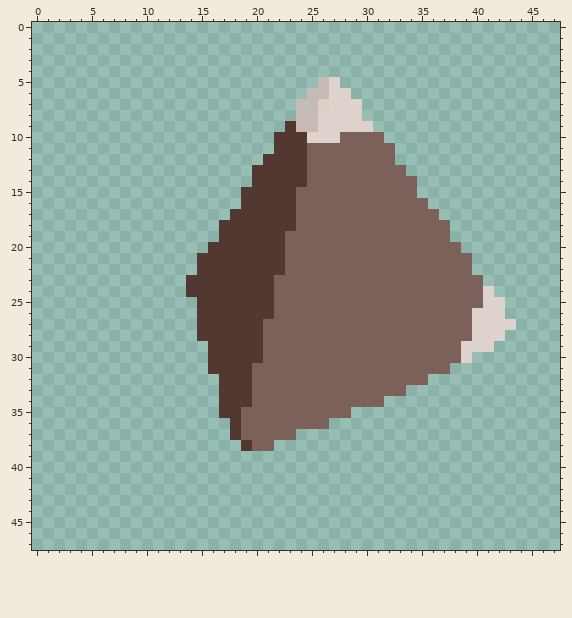
A pixel-art file gets an edit: src/skins/british-museum/dice1-a.aseprite. Above is the file before it was changed.
48x48 pixels, 1 frame.
The result:
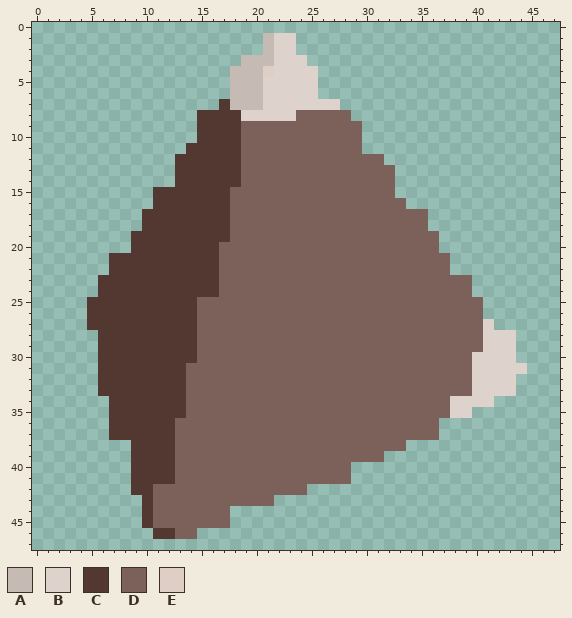
Palette (. is transparent): A #c5bab4  B #ded2cd  C #523831  D #7b615a  E #decec5
Edits made:
Colour A is added in rows 1 to 2 at x 21; in row 3 at x 19 to 21; in rows 4 to 7 at x 18 to 20.
Colour B is added in rows 1 to 2 at x 22 to 23; in row 3 at x 22 to 24; in row 4 at x 22 to 25; in row 5 at x 21 to 25; in row 6 at x 21 to 24; in row 7 at x 21 to 23.
Colour B is added in row 8 at x 19 to 23; in row 28 at x 43; in row 29 at x 42 to 43; in row 30 at x 40 to 43; in row 31 at x 40 to 44; in rows 32 to 33 at x 40 to 43.
Colour B is added in row 34 at x 38 to 41; in row 35 at x 38 to 39.
Colour B replaces colour A in row 6 at x 25; in row 7 at x 24 to 25.
Colour B replaces colour E in row 7 at x 26.
Colour C is added in row 7 at x 17; in rows 8 to 10 at x 15 to 18; in row 11 at x 14 to 18; in rows 12 to 14 at x 13 to 18; in rows 15 to 16 at x 11 to 17; in row 17 at x 10 to 17.
Colour C is added in row 18 at x 10 to 16; in row 19 at x 9 to 16; in row 20 at x 9 to 15; in rows 21 to 22 at x 7 to 14; in rows 23 to 24 at x 6 to 13; in rows 25 to 27 at x 5 to 14.
Colour C is added in rows 28 to 30 at x 6 to 14; in rows 31 to 33 at x 6 to 13; in rows 34 to 35 at x 7 to 13; in rows 36 to 37 at x 7 to 12; in rows 38 to 41 at x 9 to 12; in row 42 at x 9 to 10.
Colour C is added in rows 43 to 45 at x 10; in row 46 at x 11 to 12.
Colour D is added in row 9 at x 19 to 22; in rows 10 to 11 at x 19 to 21; in row 12 at x 19 to 20; in rows 13 to 14 at x 19; in rows 15 to 16 at x 18; in rows 29 to 30 at x 15.
Colour D is added in row 31 at x 14 to 15 and 38 to 39; in row 32 at x 14 to 16 and 36 to 39; in row 33 at x 14 to 16 and 34 to 39; in row 34 at x 14 to 16 and 32 to 37; in row 35 at x 14 to 16 and 29 to 37; in row 36 at x 13 to 17 and 27 to 36.
Colour D is added in row 37 at x 13 to 17 and 24 to 36; in row 38 at x 13 to 18 and 22 to 33; in row 39 at x 13 to 31; in rows 40 to 41 at x 13 to 28; in row 42 at x 11 to 24; in row 43 at x 11 to 21.
Colour D is added in rows 44 to 45 at x 11 to 17; in row 46 at x 13 to 14.
Colour D replaces colour A in rows 8 to 9 at x 24 to 25.
Colour D replaces colour B in row 8 at x 26 to 28; in row 9 at x 26 to 29; in row 10 at x 25 to 27; in rows 26 to 28 at x 40; in row 29 at x 39 to 40; in row 30 at x 39.
Colour D replaces colour C in row 9 at x 23; in rows 10 to 11 at x 22 to 24; in row 12 at x 21 to 24; in rows 13 to 14 at x 20 to 24; in rows 15 to 16 at x 19 to 23; in rows 17 to 18 at x 18 to 23.
Colour D replaces colour C in row 19 at x 18 to 22; in rows 20 to 22 at x 17 to 22; in rows 23 to 24 at x 17 to 21; in rows 25 to 26 at x 15 to 21; in rows 27 to 28 at x 15 to 20; in rows 29 to 30 at x 16 to 20.
Colour D replaces colour C in row 31 at x 16 to 19; in rows 32 to 34 at x 17 to 19; in row 35 at x 17 to 18; in rows 36 to 37 at x 18; in row 38 at x 19.
Colour E is added in row 4 at x 21.
Colour A is removed in rows 5 to 6 at x 26.
Colour B is removed in row 5 at x 27; in row 6 at x 27 to 28; in row 7 at x 28 to 29; in row 8 at x 29; in row 9 at x 30; in row 24 at x 41.
Colour B is removed in rows 25 to 26 at x 41 to 42; in row 27 at x 42 to 43.
Colour D is removed in row 10 at x 30 to 31; in row 11 at x 30 to 32; in row 12 at x 32; in row 13 at x 33; in rows 14 to 15 at x 33 to 34; in row 16 at x 34 to 35.
Colour D is removed in row 17 at x 36; in row 18 at x 36 to 37; in row 19 at x 37; in row 20 at x 37 to 38; in rows 21 to 22 at x 38 to 39; in rows 23 to 24 at x 40.
